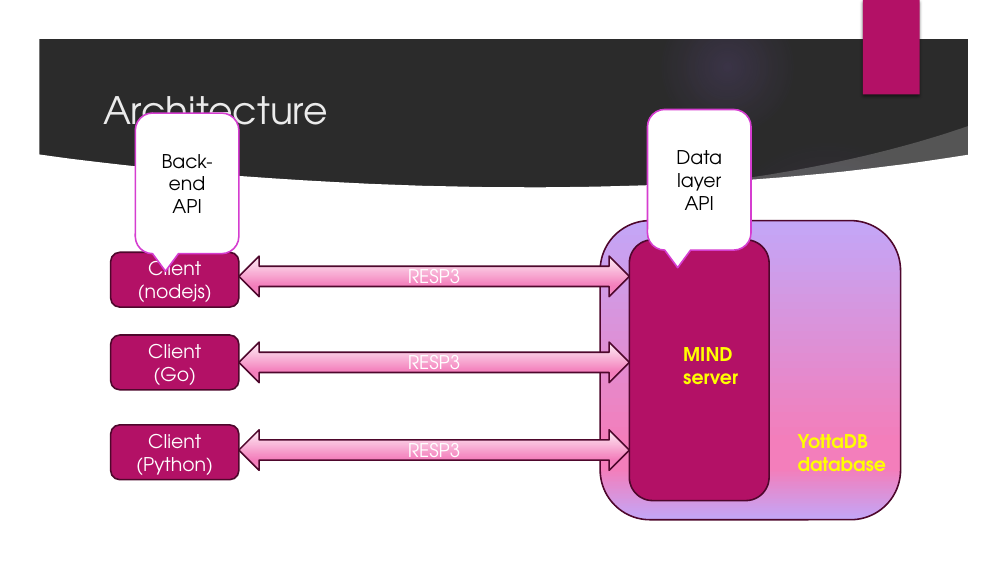
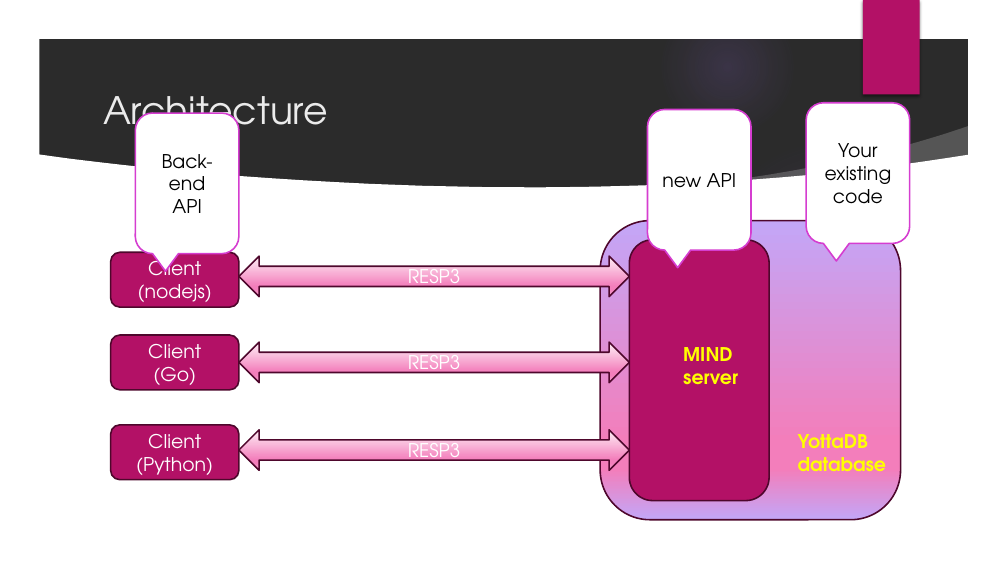
Before and after one commit to mind4yottadb/mind-server, a slide deck: slide 8 of docs/slides/def1.pptx. Drawn at 1008x567 pixels with LibreOffice and Linux fonts; fonts in the diff are those of the drawing; background and template pictures are left out; a plain dark background stands for a picture behind light text. Boxes give left, top, right and bottom in pixels: in the first picture for what was removed or moved away, otherwise in the second. Text is boxed around its words. In the diff, an @@ line names an element or a change of style, - is before the commit and + after.

```diff
--- a/docs/slides/def1.pptx
+++ b/docs/slides/def1.pptx
@@ rounded speech box added at (x1=806, y1=103, x2=910, y2=243), fill #FFFFFF, outline #D53DD0 1.5 pt, 18 pt, text #000000 @@
+Your existing code
@@ text in rounded speech box at (x1=662, y1=173, x2=736, y2=188): text changed @@
-Data layer API
+new API
```
Also in this commit, not shown: 4 other slides changed, 3 slides added, 3 slides removed, 38 other files.
